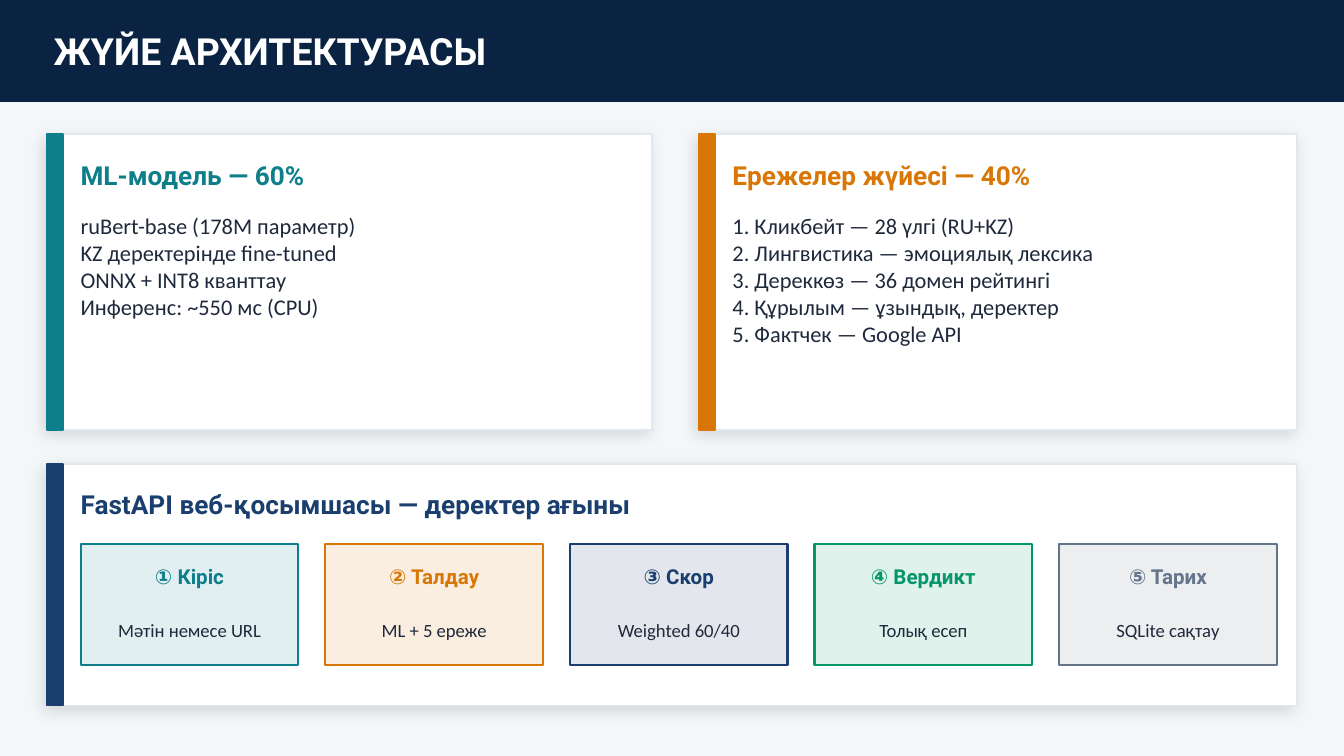
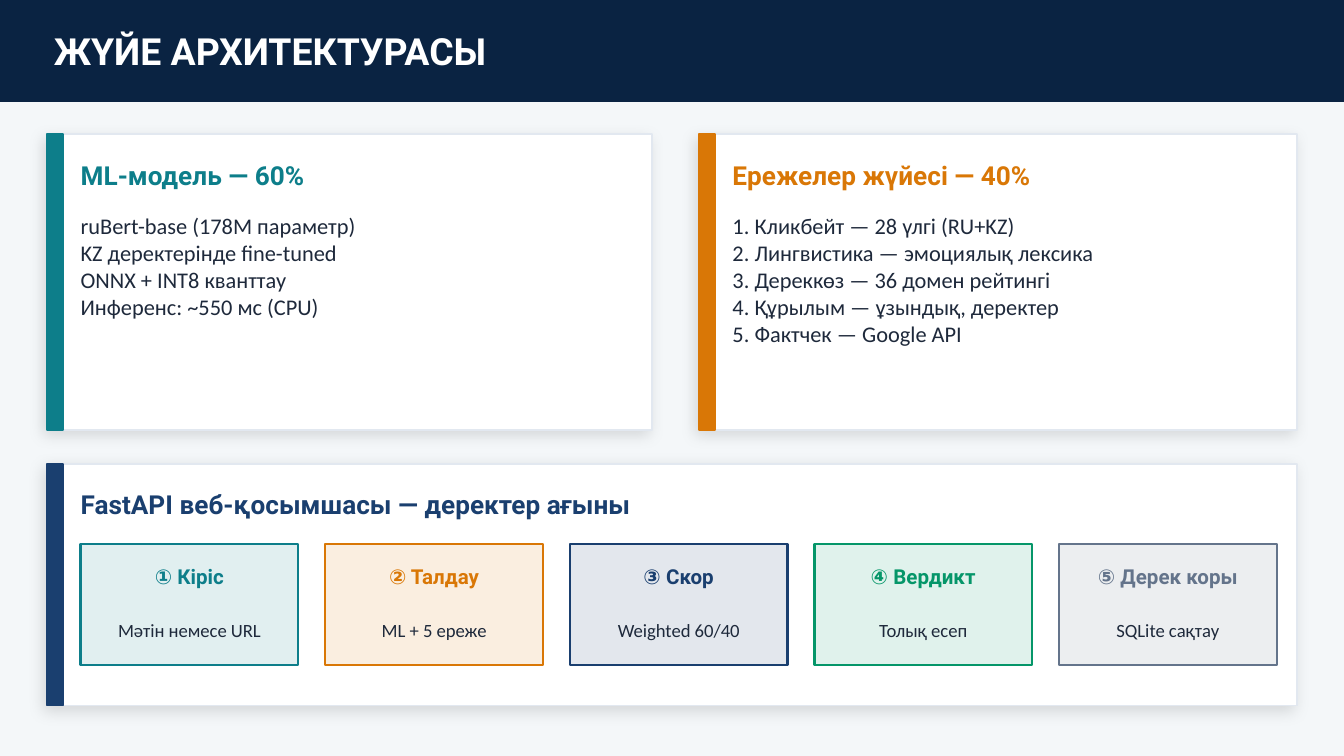
Before and after one commit to Medeeet/-disinformation, a slide deck: slide 3 of presentation_kz.pptx. Drawn at 1344x756 pixels with LibreOffice and Linux fonts; fonts in the diff are those of the drawing. Boxes give left, top, right and bottom in pixels: in the first picture for what was removed or moved away, otherwise in the second. Text is boxed around its words. In the diff, an @@ line names an element or a change of style, - is before the commit and + after.

```diff
--- a/presentation_kz.pptx
+++ b/presentation_kz.pptx
@@ text at [1098,569,1237,588]: text changed @@
-⑤ Тарих
+⑤ Дерек коры
```
Also in this commit, not shown: 4 other slides changed, 11 other files.
